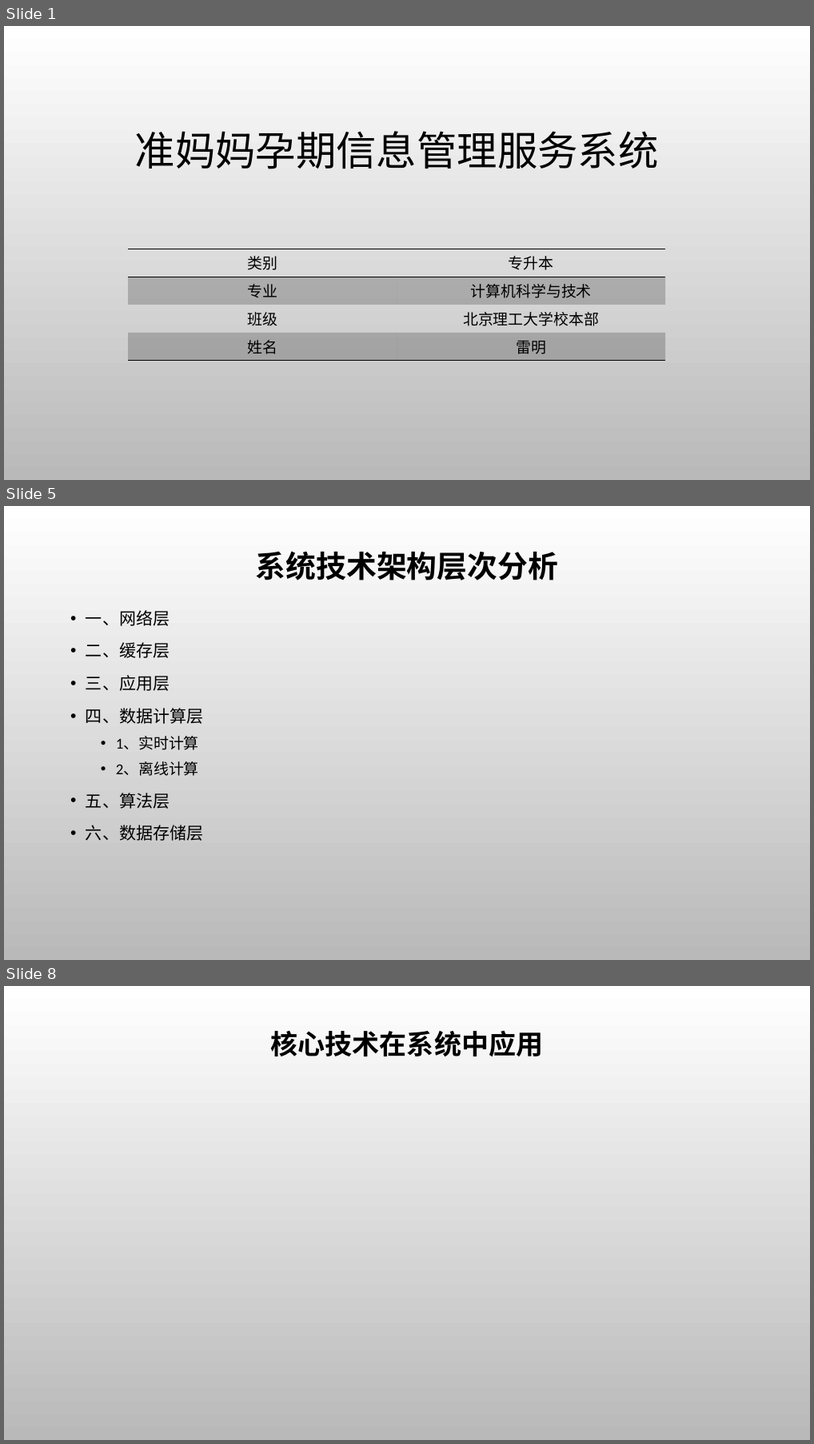
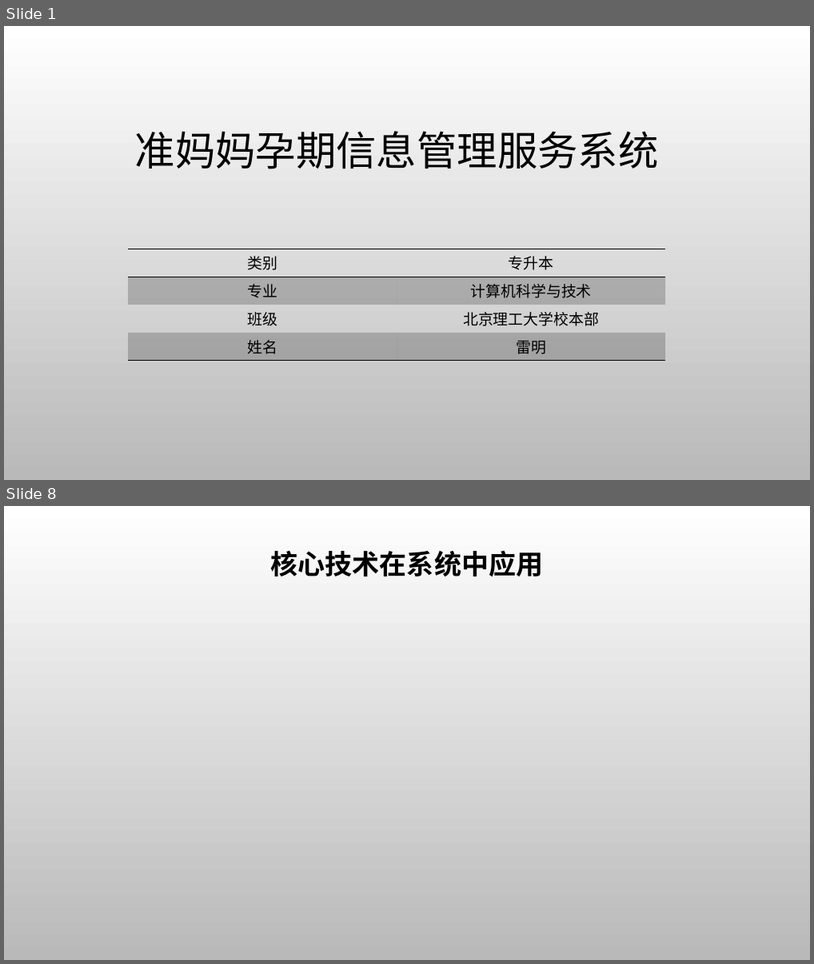
Before and after one commit to ThunderboltLei/BitExams, a slide deck: graduation_design/my_paper/计算机-雷明-毕业答辩.pptx. Shown one above the other, each under a label of ours: slides 1, 5 and 8 before the commit, slides 1 and 8 after it; the slides between them are not shown. The pictures are 814x1444 and 814x964 pixels, drawn with LibreOffice and Linux fonts; fonts in the diff are those of the drawing; grey boxes stand for pictures; background and template pictures are left out. Boxes give left, top, right and bottom in pixels: in the first picture for what was removed or moved away, otherwise in the second. Text is boxed around its words. In the diff, an @@ line names an element or a change of style, - is before the commit and + after.

```diff
--- a/graduation_design/my_paper/计算机-雷明-毕业答辩.pptx
+++ b/graduation_design/my_paper/计算机-雷明-毕业答辩.pptx
@@ slide 5 removed at bbox=[4, 506, 810, 960], background picture (left out) @@
@@ title removed at bbox=[256, 551, 558, 580] @@
-系统技术架构层次分析
@@ text removed at bbox=[86, 610, 203, 840] @@
-• 一、网络层
-• 二、缓存层
-• 三、应用层
-• 四、数据计算层
-  • 1、实时计算
-  • 2、离线计算
-• 五、算法层
-• 六、数据存储层
```
Also in this commit, not shown: 8 slides changed, 2 slides added, 1 other slide removed.
